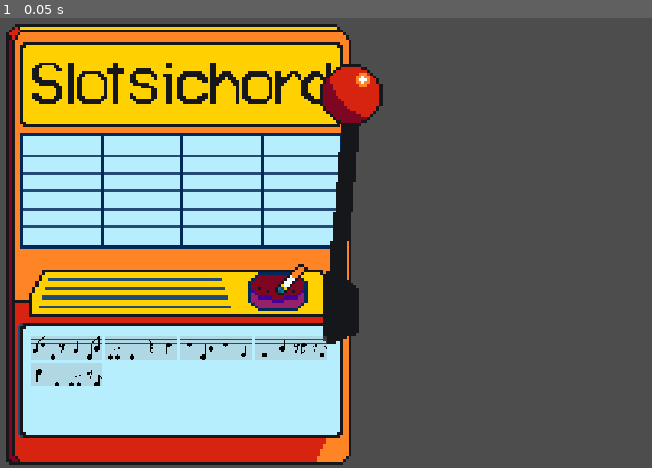
Above: before the commit, frame 1.
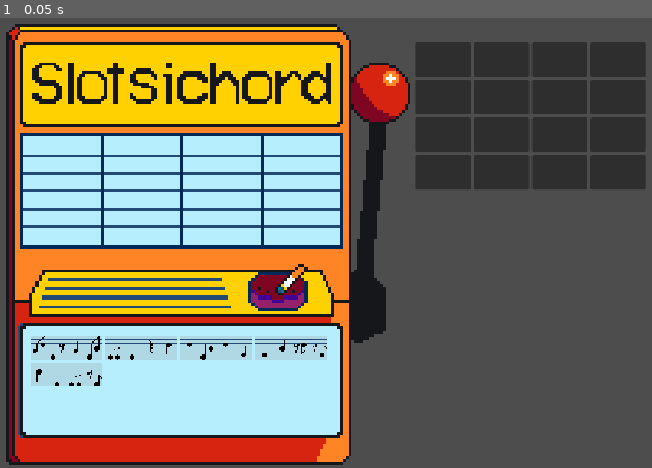
Above: after the commit, the same moment.

Repository: twhassall/slotsichord
Game: Godot game, scene res://scenes/actualScreens/MainScreen.tscn
Two runs of this game, one before a commit and one after it. Both use one fixed random seed, a clock stepped at 60 frames per second and the inputs below.
Inputs:
- Up to frame 1 (0.05 s): no input

The runs differ from the first frame. In frame 1, 14% of the frame differs, in the area x 49-99%, y 5-73%.

Commit message:
slot stuff and also moved crank and reels to match new slot machine sprite

Diff:
--- a/scenes/actualScreens/MainScreen.tscn
+++ b/scenes/actualScreens/MainScreen.tscn
@@ -2,6 +2,7 @@
 
 [ext_resource type="Script" uid="uid://c28c24nmyahh5" path="res://scripts/composing.gd" id="1_hhyys"]
 [ext_resource type="PackedScene" uid="uid://djv1omxsji6f1" path="res://scenes/subScenes/slot_machine.tscn" id="2_2t3k2"]
+[ext_resource type="PackedScene" uid="uid://g7nmx3jsyfp4" path="res://scenes/subScenes/ArrangementArea.tscn" id="3_qbncj"]
 
 [node name="Composing" type="Control" unique_id=1775278082]
 layout_mode = 3
@@ -21,3 +22,10 @@
 offset_left = 152.0
 offset_right = 152.0
 offset_bottom = 97.0
+
+[node name="ArrangementArea" parent="." unique_id=2060967160 instance=ExtResource("3_qbncj")]
+layout_mode = 1
+offset_left = 791.0
+offset_top = 35.0
+offset_right = 791.0
+offset_bottom = 35.0
--- a/scenes/subScenes/BarSlot.tscn
+++ b/scenes/subScenes/BarSlot.tscn
@@ -2,8 +2,8 @@
 
 [ext_resource type="Script" uid="uid://dtfsrppg6uquv" path="res://scripts/bar_slot.gd" id="1_2b17l"]
 
-[node name="BarSlot" type="Control" unique_id=1345478310]
-layout_mode = 3
+[node name="BarSlot" type="PanelContainer" unique_id=79171669]
+custom_minimum_size = Vector2(80, 50)
 anchors_preset = 15
 anchor_right = 1.0
 anchor_bottom = 1.0
@@ -12,6 +12,4 @@
 script = ExtResource("1_2b17l")
 
 [node name="TextureRect" type="TextureRect" parent="." unique_id=1227399977]
-layout_mode = 0
-offset_right = 40.0
-offset_bottom = 40.0
+layout_mode = 2
--- a/scenes/subScenes/slot_machine.tscn
+++ b/scenes/subScenes/slot_machine.tscn
@@ -54,7 +54,7 @@
 texture = ExtResource("2_ava31")
 
 [node name="Crank" type="Sprite2D" parent="SlotMachine" unique_id=1823926421]
-position = Vector2(45.794323, -13.62088)
+position = Vector2(55.188026, -14.090558)
 texture = ExtResource("3_r8ptc")
 hframes = 6
 
@@ -64,31 +64,31 @@
 
 [node name="Reel1" type="TextureRect" parent="." unique_id=1036060400]
 layout_mode = 0
-offset_left = 37.0
-offset_top = 170.5
-offset_right = 147.0
-offset_bottom = 329.5
+offset_left = 75.0
+offset_top = 171.0
+offset_right = 185.0
+offset_bottom = 330.0
 
 [node name="Reel2" type="TextureRect" parent="." unique_id=58768783]
 layout_mode = 0
-offset_left = 152.0
-offset_top = 170.5
-offset_right = 262.0
-offset_bottom = 329.5
+offset_left = 190.0
+offset_top = 171.0
+offset_right = 300.0
+offset_bottom = 330.0
 
 [node name="Reel3" type="TextureRect" parent="." unique_id=1011471942]
 layout_mode = 0
-offset_left = 267.0
-offset_top = 170.5
-offset_right = 377.0
-offset_bottom = 329.5
+offset_left = 305.0
+offset_top = 171.0
+offset_right = 415.0
+offset_bottom = 330.0
 
 [node name="Reel4" type="TextureRect" parent="." unique_id=1294516516]
 layout_mode = 0
-offset_left = 382.0
-offset_top = 171.0
-offset_right = 492.0
-offset_bottom = 330.0
+offset_left = 420.0
+offset_top = 171.5
+offset_right = 530.0
+offset_bottom = 330.5
 
 [node name="Spin" type="Button" parent="." unique_id=2136534447]
 modulate = Color(1, 1, 1, 0)
--- a/scripts/bar_slot.gd
+++ b/scripts/bar_slot.gd
@@ -1,4 +1,4 @@
-extends Control
+extends PanelContainer
 
 
 # Called when the node enters the scene tree for the first time.
